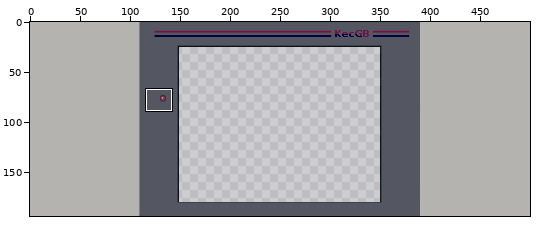
A sprite sheet gets an edit: Assets/Graphics/overlay.png. Above: a wide view before the commit, with the close-up outlined.
Close-up. First the earlier version:
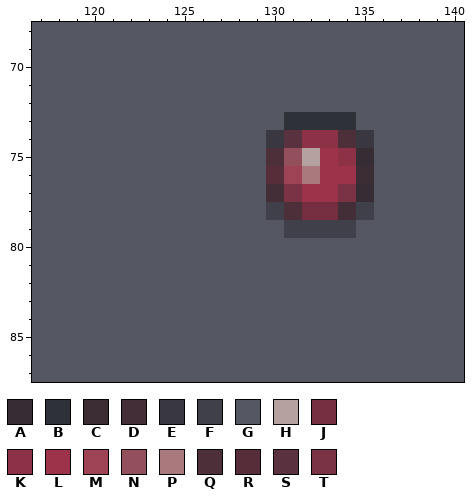
The file is 500x194 pixels. Colours within 5 levels of each other are drawn and written as one. Shown: x 117..140, y 68..87. The commit also changed other parts of the picture, which this record leaves out.
Palette (. is transparent): A #362d34  B #2f3138  C #3c2d34  D #432d37  E #393840  F #3f4049  G #545662  H #b5a19f  J #752e3f  K #8d3146  L #9c334b  M #9e4355  N #934f5b  P #a9797e  Q #4c2f39  R #562d38  S #5a313e  T #7a3245
Pixels before, first column x 117:
68 GGGGGGGGGGGGGGGGGGGGGGGG
69 GGGGGGGGGGGGGGGGGGGGGGGG
70 GGGGGGGGGGGGGGGGGGGGGGGG
71 GGGGGGGGGGGGGGGGGGGGGGGG
72 GGGGGGGGGGGGGGGGGGGGGGGG
73 GGGGGGGGGGGGGGBBBBGGGGGG
74 GGGGGGGGGGGGGESKKQEGGGGG
75 GGGGGGGGGGGGGQNHLKAGGGGG
76 GGGGGGGGGGGGGRMPLLCGGGGG
77 GGGGGGGGGGGGGDTLLTAGGGGG
78 GGGGGGGGGGGGGFQJJDFGGGGG
79 GGGGGGGGGGGGGGFFFFGGGGGG
80 GGGGGGGGGGGGGGGGGGGGGGGG
81 GGGGGGGGGGGGGGGGGGGGGGGG
82 GGGGGGGGGGGGGGGGGGGGGGGG
83 GGGGGGGGGGGGGGGGGGGGGGGG
84 GGGGGGGGGGGGGGGGGGGGGGGG
85 GGGGGGGGGGGGGGGGGGGGGGGG
86 GGGGGGGGGGGGGGGGGGGGGGGG
87 GGGGGGGGGGGGGGGGGGGGGGGG
After:
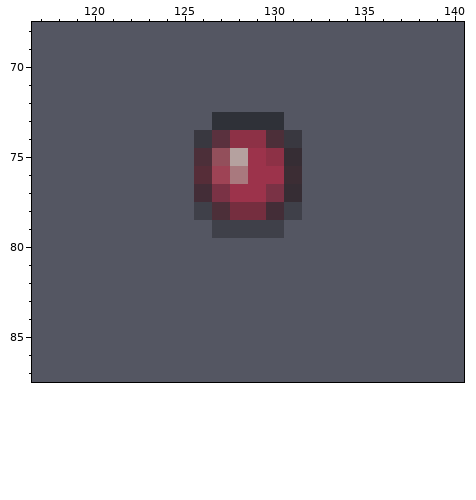
Edits made:
{"y":73,"x":127,"old":"GGGGBBBB","new":"BBBBGGGG"}
{"y":74,"x":126,"old":"GGGGESKKQE","new":"ESKKQEGGGG"}
{"y":75,"x":126,"old":"GGGGQNHLKA","new":"QNHLKAGGGG"}
{"y":76,"x":126,"old":"GGGGRMPLLC","new":"RMPLLCGGGG"}
{"y":77,"x":126,"old":"GGGGDTLLTA","new":"DTLLTAGGGG"}
{"y":78,"x":126,"old":"GGGGFQJJDF","new":"FQJJDFGGGG"}
{"y":79,"x":127,"old":"GGGGFFFF","new":"FFFFGGGG"}
{"label":"changed","picture_box":[194,112,374,238]}
